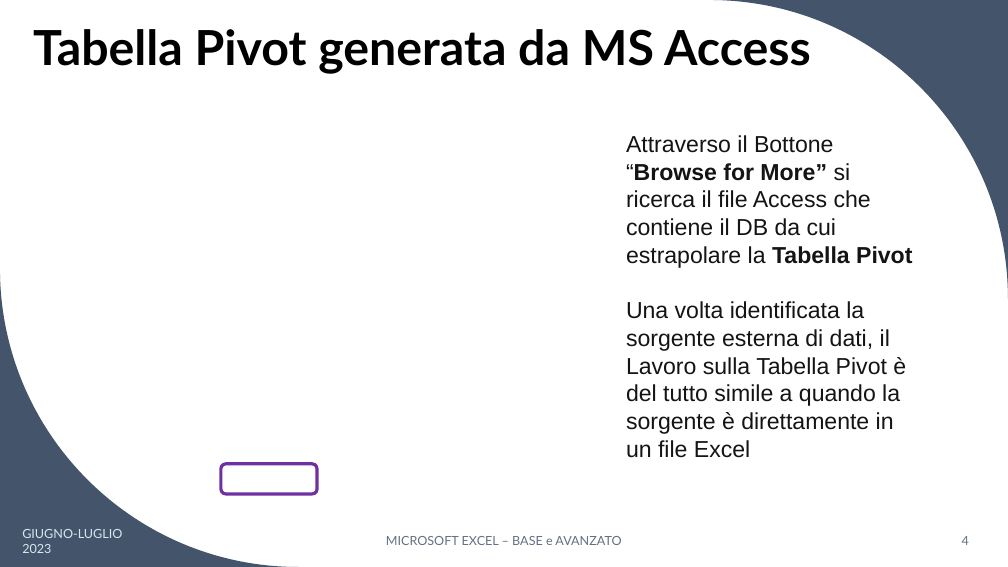
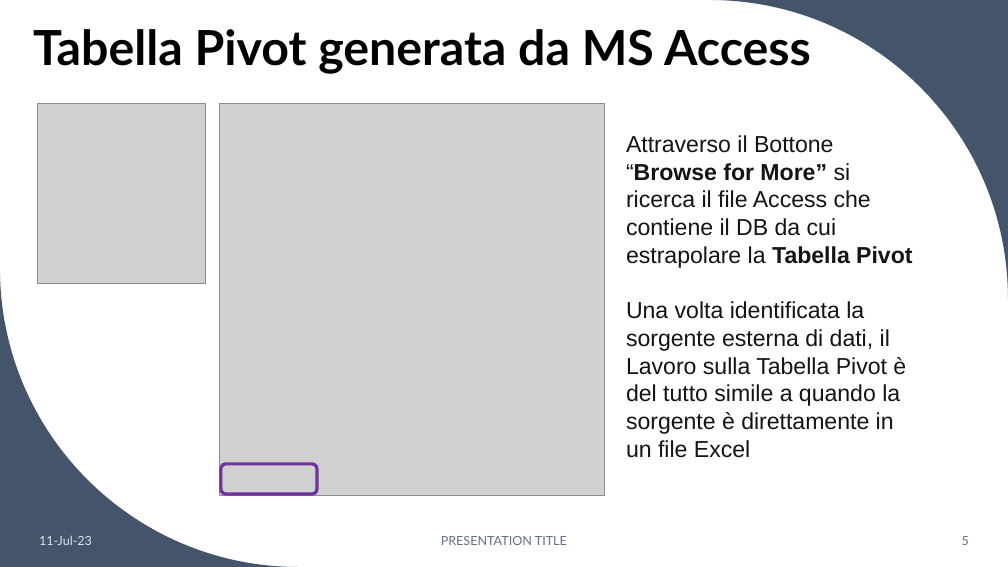
Before and after one commit to teispir/excel, a slide deck: slide 5 of ppt/Corso_Excel_Base_Avanzato_Parte8.pptx (slide 4 before the commit). Drawn at 1008x567 pixels with LibreOffice and Linux fonts; fonts in the diff are those of the drawing; grey boxes stand for pictures. Boxes give left, top, right and bottom in pixels: in the first picture for what was removed or moved away, otherwise in the second. Text is boxed around its words. In the diff, an @@ line names an element or a change of style, - is before the commit and + after.

```diff
--- a/ppt/Corso_Excel_Base_Avanzato_Parte8.pptx
+++ b/ppt/Corso_Excel_Base_Avanzato_Parte8.pptx
@@ picture added at [37, 103, 206, 284] @@
@@ picture added at [220, 103, 605, 495] @@
@@ text removed at [22, 529, 122, 553] @@
-GIUGNO-LUGLIO 2023
@@ text added at [39, 536, 92, 545], 12 pt, text #DAE5EF @@
+11-Jul-23
@@ text at [441, 536, 567, 545]: text changed @@
-MICROSOFT EXCEL – BASE e AVANZATO
+PRESENTATION TITLE
@@ page number at [962, 536, 969, 545]: text changed @@
-4
+5
```
Also in this commit, not shown: 3 other slides changed, 2 slides added, 10 other files.
